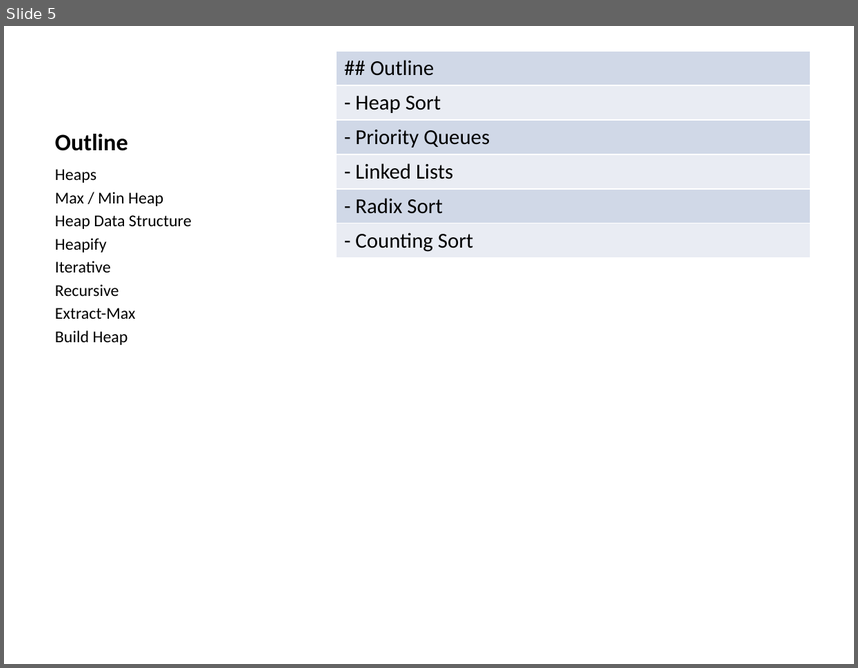
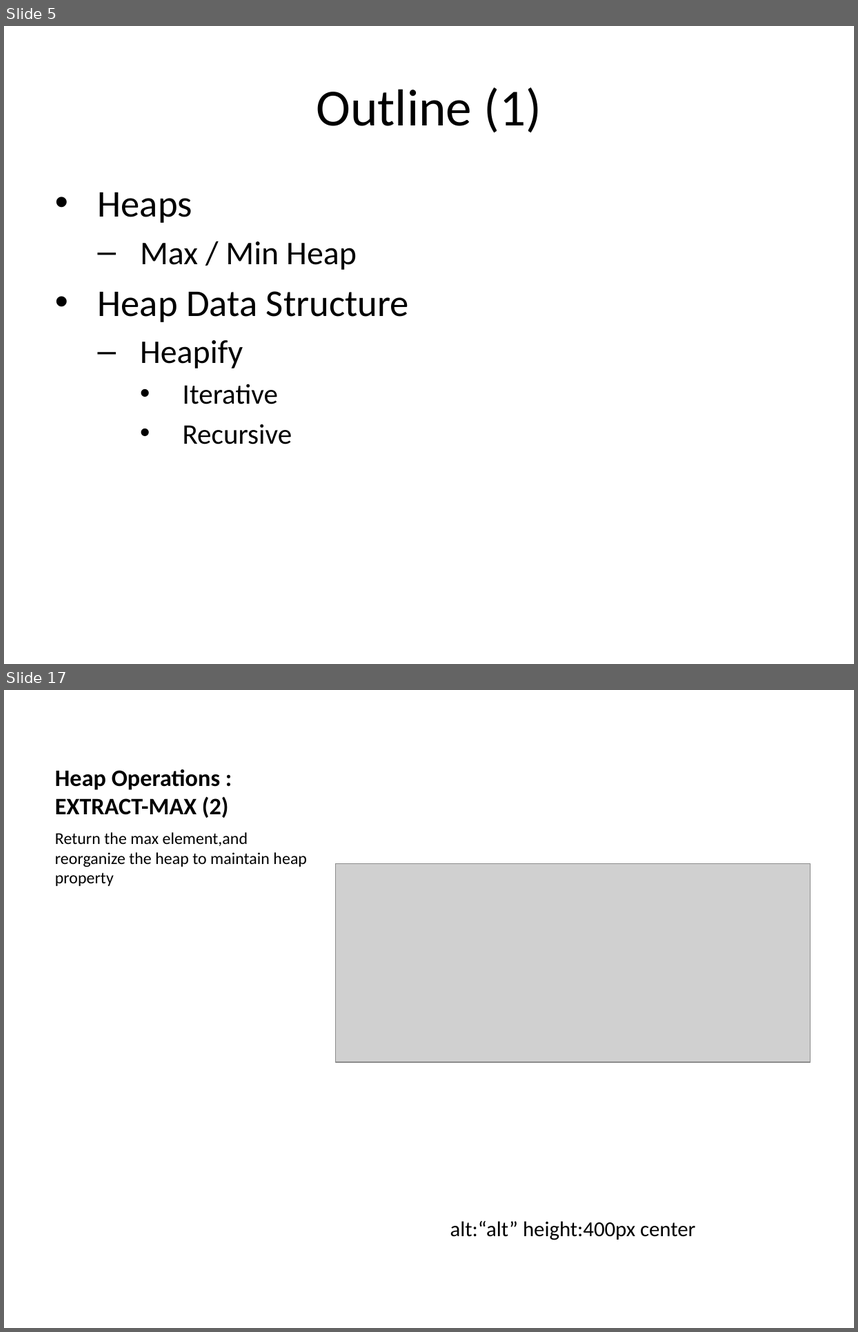
Before and after one commit to ucoruh/ce100-algorithms-and-programming-II, a slide deck: docs/week-4/ce100-week-4-heap.md_word.pptx. Shown one above the other, each under a label of ours: slide 5 before the commit, slides 5 and 17 after it; the slides between them are not shown. The pictures are 858x668 and 858x1332 pixels, drawn with LibreOffice and Linux fonts; fonts in the diff are those of the drawing; grey boxes stand for pictures. Boxes give left, top, right and bottom in pixels: in the first picture for what was removed or moved away, otherwise in the second. Text is boxed around its words. In the diff, an @@ line names an element or a change of style, - is before the commit and + after.

```diff
--- a/docs/week-4/ce100-week-4-heap.md_word.pptx
+++ b/docs/week-4/ce100-week-4-heap.md_word.pptx
@@ slide 17 added at (4, 690, 854, 1328), background #FFFFFF @@
@@ title added at (55, 769, 229, 818), 20 pt, text #000000, bold @@
+Heap Operations : EXTRACT-MAX (2)
@@ text added at (55, 832, 307, 886), 14 pt, text #000000 @@
+Return the max element,and reorganize the heap to maintain heap property
@@ picture added at (335, 863, 810, 1061) @@
@@ text added at (450, 1221, 695, 1240), 18 pt, text #000000 @@
+alt:“alt” height:400px center
@@ slide 5 changed as well @@
@@ title "Outline (1)" at (316, 87, 542, 133): vertical alignment bottom to middle @@
@@ table removed at (335, 51, 810, 594), 6 rows, 1 columns @@
-## Outline
-- Heap Sort
-- Priority Queues
-- Linked Lists
-- Radix Sort
-- Counting Sort
@@ title at (316, 87, 542, 133): text changed; size 20 to 44 pt; bold off @@
-Outline
+Outline (1)
@@ text "Heaps": place and size @@
-text "Heaps" at (55, 169, 192, 345)
+text "Heaps" at (98, 192, 409, 444)
@@ text "Heaps" at (98, 192, 409, 444): size 14 to 32 pt in "Heaps", "Heap Data Structure"; size 14 to 28 pt in "Max / Min Heap", "Heapify"; size 14 to 24 pt in "Iterative", "Recursive"; bullet none to •; more space between paragraphs; bullet none to –; list level 1 to 2 in "Max / Min Heap"; list level 1 to 2 in "Heapify"; list level 1 to 3 in "Iterative"; list level 1 to 3 in "Recursive" @@
@@ text at (55, 308, 136, 345): paragraphs removed @@
-Extract-Max
-Build Heap
```
Also in this commit, not shown: 1 other slide changed, 32 other slides added, 25 other files.
